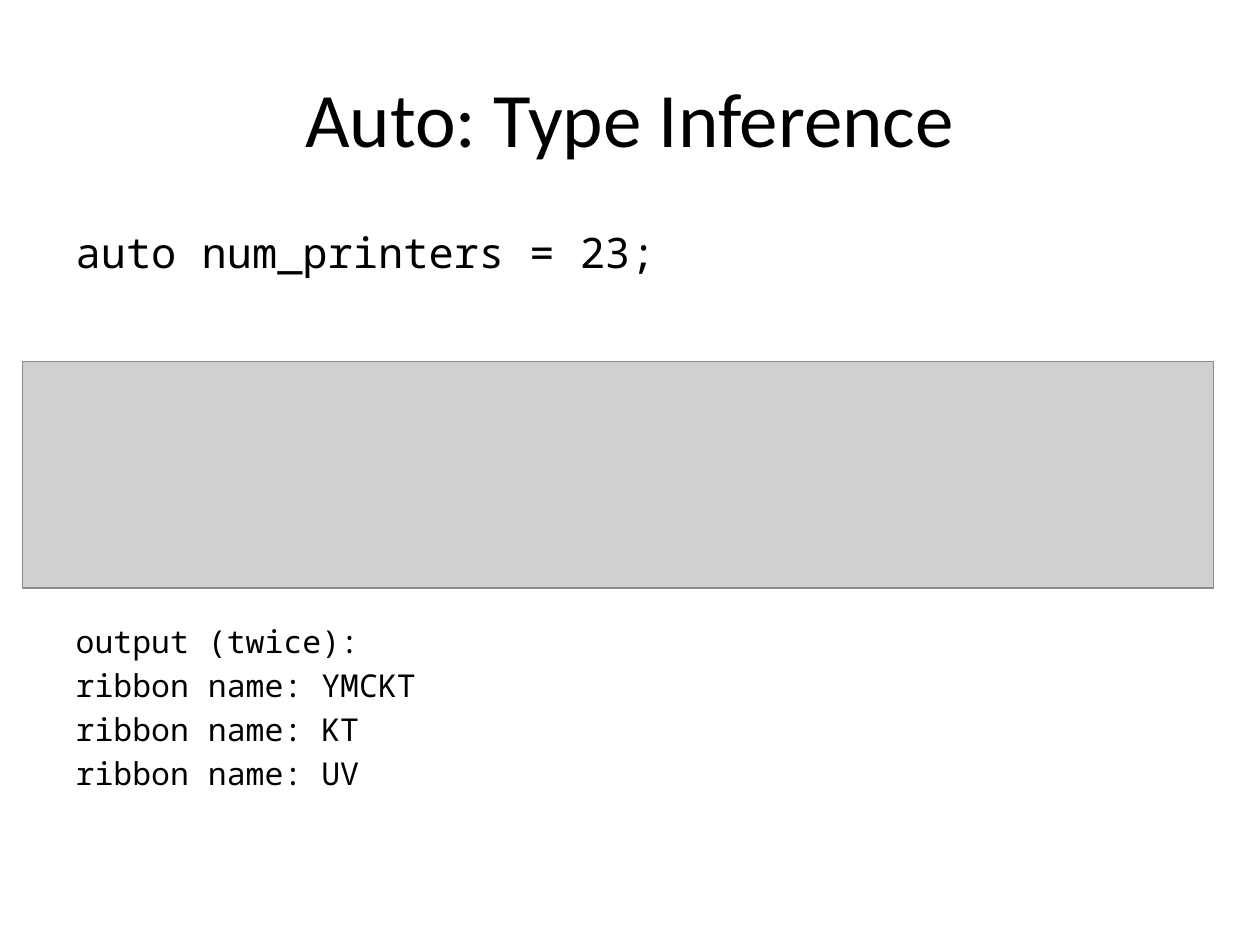
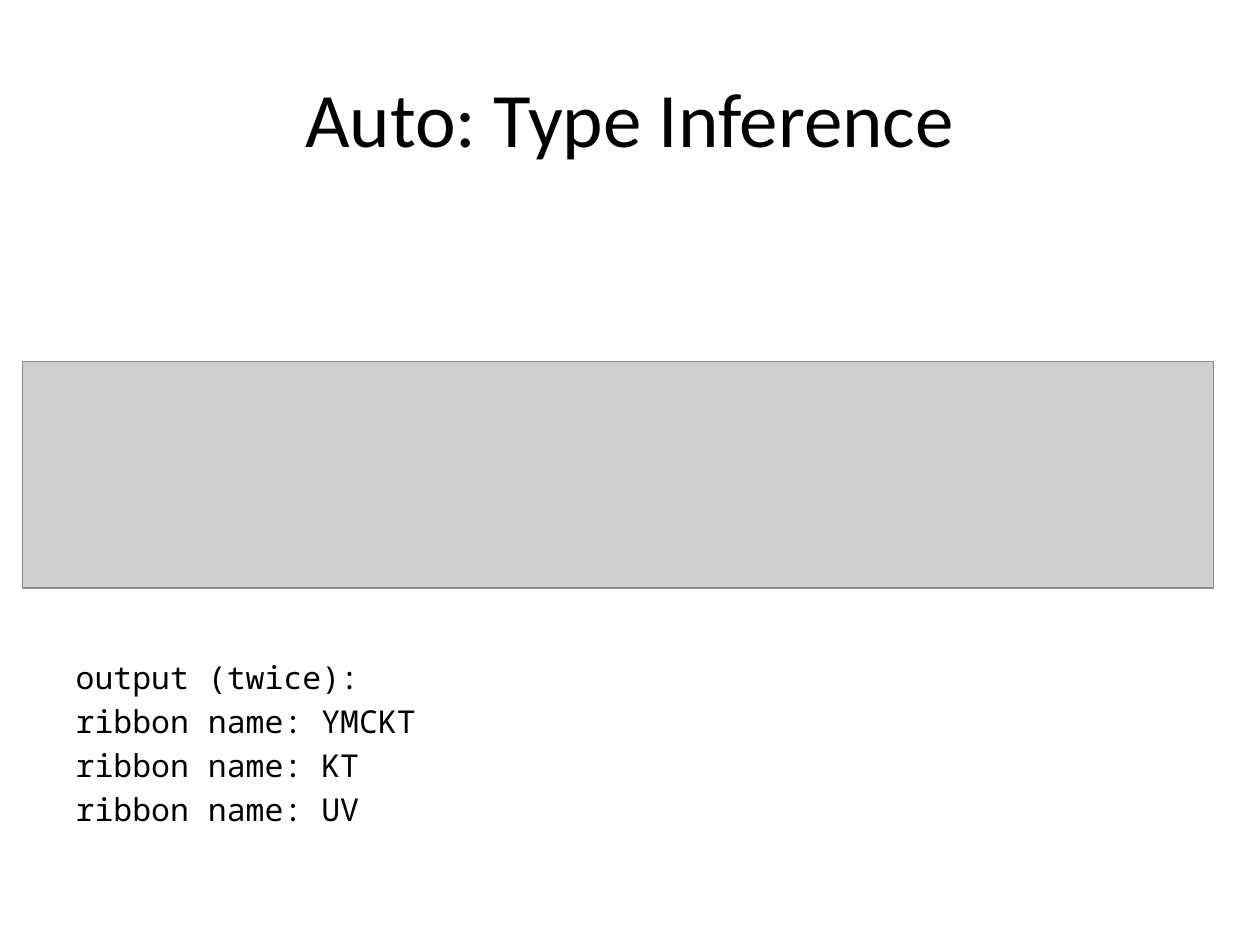
Before and after one commit to fellmad/FunWithCpp11, a slide deck: slide 61 of doc/Fun_with_C++11.pptx (slide 62 before the commit). Drawn at 1260x945 pixels with LibreOffice and Linux fonts; fonts in the diff are those of the drawing; grey boxes stand for pictures. Boxes give left, top, right and bottom in pixels: in the first picture for what was removed or moved away, otherwise in the second. Text is boxed around its words. In the diff, an @@ line names an element or a change of style, - is before the commit and + after.

```diff
--- a/doc/Fun_with_C++11.pptx
+++ b/doc/Fun_with_C++11.pptx
@@ text at (76,236,656,278): paragraph removed @@
-auto num_printers = 23;
```
Also in this commit, not shown: 7 other slides changed, 2 slides added, 6 slides removed, 2 other files.
